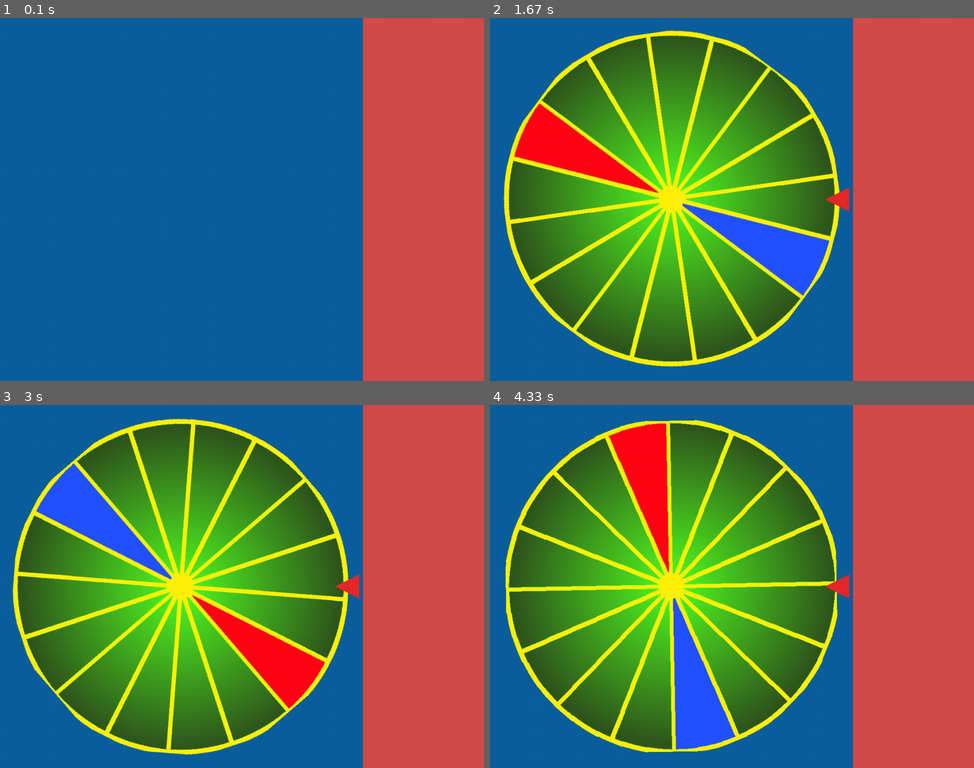
Above: before the commit, frames 1-4 (two rows, left to right).
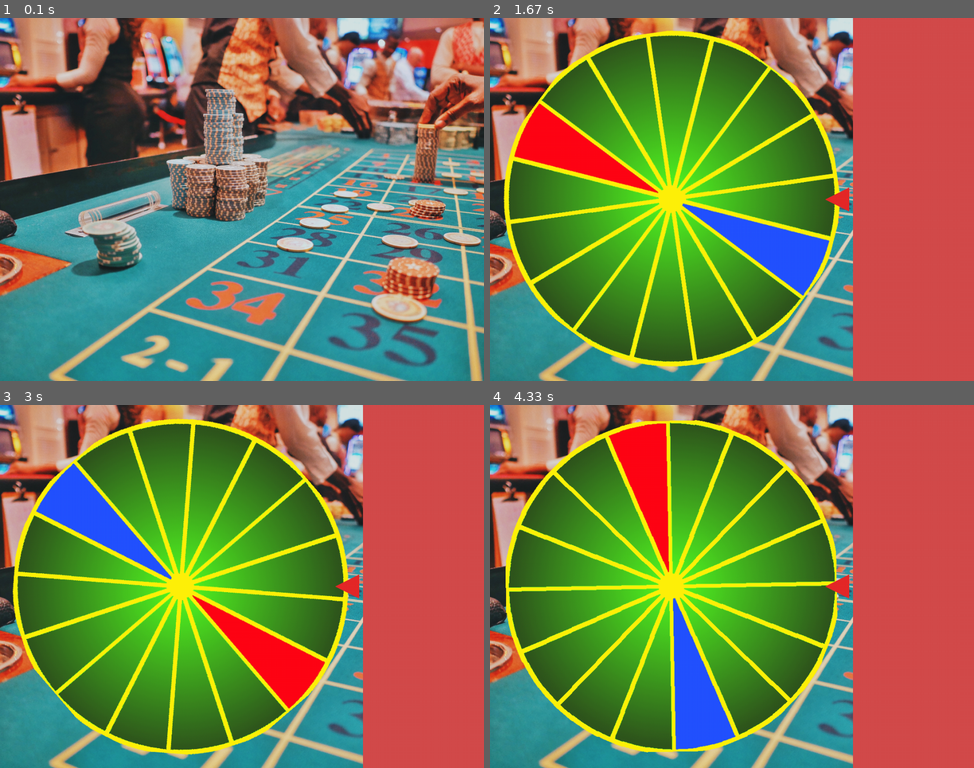
Above: after the commit, the same moments.

Repository: mehradn7/cryptocasino
Game: pygame game, started from main.py
Two runs of this game, one before a commit and one after it. Both use one fixed random seed, a clock stepped at 60 frames per second and the inputs below.
Inputs:
- Up to frame 1 (0.1 s): no input
- Up to frame 2 (1.67 s): tap F1 at 0.33 s; tap Space at 0.67, 1.1 s
- Up to frame 3 (3 s): tap Space at 2.43 s
- Up to frame 4 (4.33 s): tap F1 at 3.27, 3.6 s; tap Space at 3.93, 4.27 s

The runs differ from the first frame. In frame 1, 100% of the frame differs, in the area x 0-100%, y 0-100%; in frame 2, 25%; in frame 3, 25%; in frame 4, 25%.

Commit message:
new background

Diff:
--- a/interface.py
+++ b/interface.py
@@ -18,6 +18,7 @@
 
     def __init__(self):
         self.window = pygame.display.set_mode((width, height))
+        self.fond_casino = pygame.image.load(image_fond_casino).convert()
         self.fond_roulette = pygame.image.load(image_fond_roulette).convert()
         self.fond_sidemenu = pygame.image.load(image_fond_sidemenu).convert()
         self.wheel = Wheel()
@@ -27,13 +28,12 @@
 
     def initMenu(self):
         pygame.display.set_caption(title)
-        self.window.blit(self.fond_roulette, (0,0))
-        self.window.blit(self.fond_sidemenu, (768,0))
+        self.window.blit(self.fond_casino, (0,0))
         pygame.display.flip()
 
     def initRoulette(self):
         pygame.display.set_caption(title)
-        self.window.blit(self.fond_roulette, (0,0))
+        self.window.blit(self.fond_casino, (0,0))
         self.window.blit(self.fond_sidemenu, (768,0))
         self.wheel.change_angle(360 / 32)
         self.window.blit(self.wheel.surface, (34 + 349 - self.wheel.center_x, 34 + 349 - self.wheel.center_y))
@@ -57,7 +57,8 @@
         print(angles_test)
 
         for i in range(1, nbRot):
-            self.window.blit(self.fond_roulette, (0,0))
+            self.window.blit(self.fond_casino, (0,0))
+            self.window.blit(self.fond_sidemenu, (768,0))
             self.wheel.change_angle(angles_test[i])
             self.window.blit(self.wheel.surface, (34 + 349 - self.wheel.center_x, 34 + 349 - self.wheel.center_y)) # afficher la roue
             self.window.blit(self.arrow, (710,359)) # afficher la flèche
--- a/params.py
+++ b/params.py
@@ -4,6 +4,7 @@
 title = "Jeu de hasard"
 
 #pics
+image_fond_casino = "images/casino.png"
 image_fond_roulette = "images/fondbleu.png"
 image_fond_sidemenu = "images/fondroge.png"
 image_wheel = "images/WheelSmith.png"
